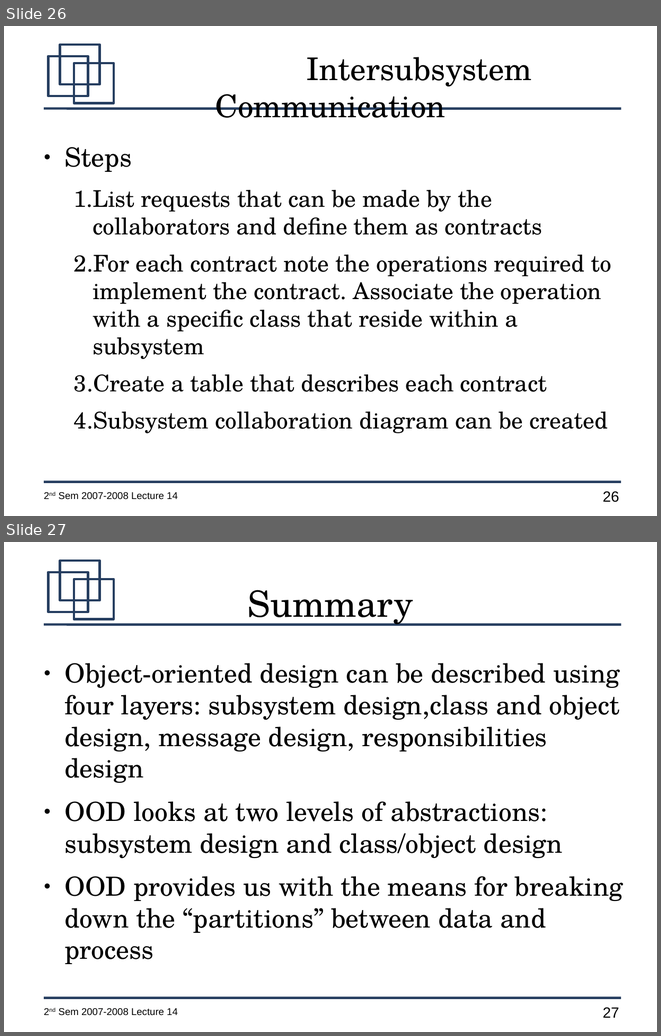
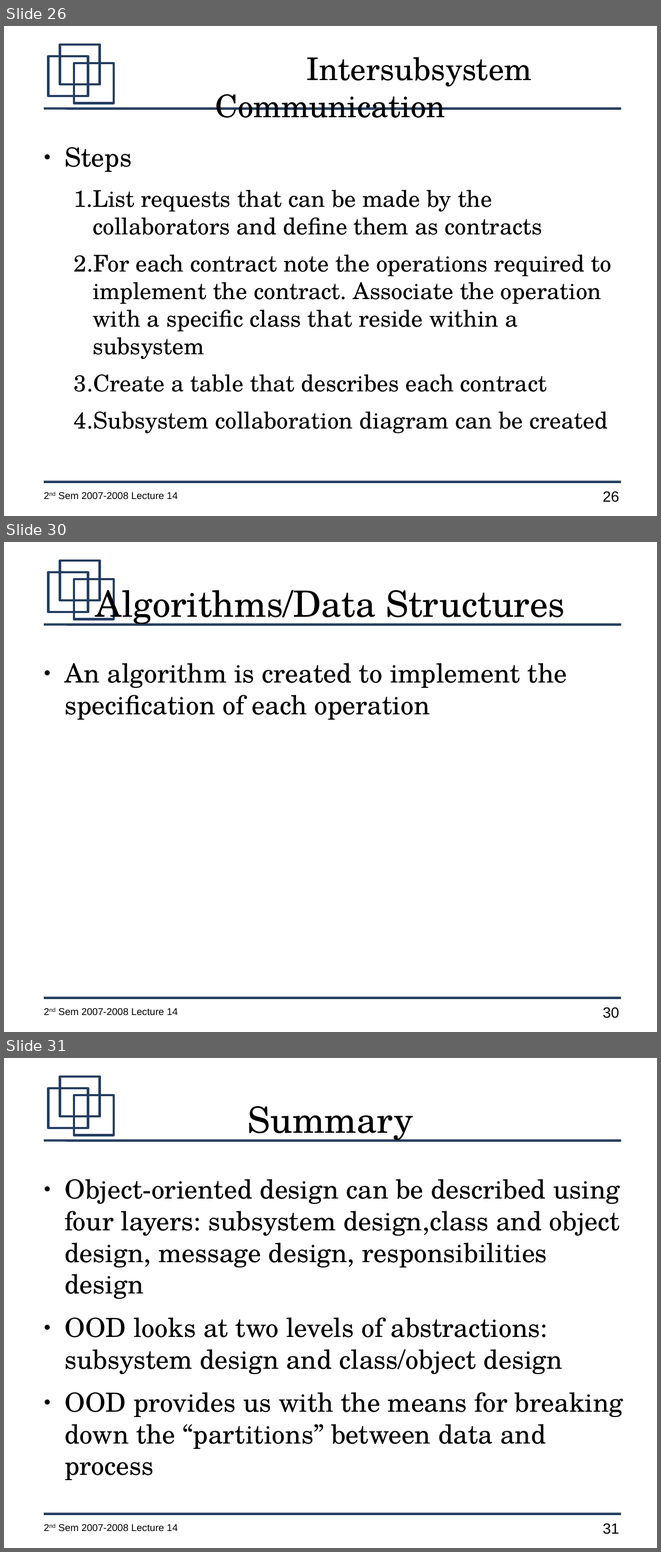
Before and after one commit to jachermocilla/jach-homepage, a slide deck: CMSC128-2nd-Sem-2007-L14.odp. Shown one above the other, each under a label of ours: slides 26 and 27 before the commit, slides 26, 30 and 31 after it; the slides between them are not shown. The pictures are 661x1036 and 661x1552 pixels, drawn with LibreOffice and Linux fonts; fonts in the diff are those of the drawing. Boxes give left, top, right and bottom in pixels: in the first picture for what was removed or moved away, otherwise in the second. Text is boxed around its words. In the diff, an @@ line names an element or a change of style, - is before the commit and + after.

```diff
--- a/CMSC128-2nd-Sem-2007-L14.odp
+++ b/CMSC128-2nd-Sem-2007-L14.odp
@@ slide 30 added at [4,542,657,1032], background #FFFFFF; not listed: 7 template elements that a slide beside it also shows @@
@@ title added at [96,581,565,626], 44 pt, text #000000 @@
+Algorithms/Data Structures
@@ text added at [64,663,567,720], 32 pt, text #000000 @@
+● An algorithm is created to implement the specification of each operation
@@ what was slide 27 is now slide 31 @@
@@ page number at [603,1523,619,1534]: text changed @@
-27
+31
```
Also in this commit, not shown: 3 other slides added.
